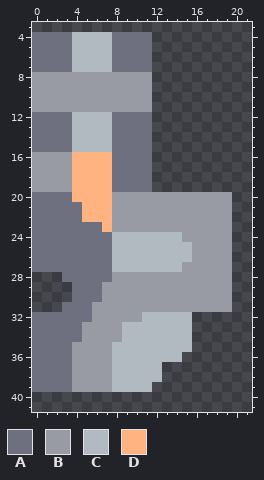
One commit to this pixel-art sprite: core/assets-raw/sprites/weapons/swarmer-equip.png. That is the earlier state.
The file is 48x48 pixels. Shown: x 0..21, y 3..41.
Palette (. is transparent): A #6e7080  B #989aa4  C #b0bac0  D #feb380
Pixels before, first column x 0:
 4 AAAACCCCAAAA........
 5 AAAACCCCAAAA........
 6 AAAACCCCAAAA........
 7 AAAACCCCAAAA........
 8 BBBBBBBBBBBB........
 9 BBBBBBBBBBBB........
10 BBBBBBBBBBBB........
11 BBBBBBBBBBBB........
12 AAAACCCCAAAA........
13 AAAACCCCAAAA........
14 AAAACCCCAAAA........
15 AAAACCCCAAAA........
16 BBBBDDDDAAAA........
17 BBBBDDDDAAAA........
18 BBBBDDDDAAAA........
19 BBBBDDDDAAAA........
20 AAAADDDDBBBBBBBBBBBB
21 AAAAADDDBBBBBBBBBBBB
22 AAAAADDDBBBBBBBBBBBB
23 AAAAAAADBBBBBBBBBBBB
24 AAAAAAAACCCCCCCBBBBB
25 AAAAAAAACCCCCCCCBBBB
26 AAAAAAAACCCCCCCCBBBB
27 AAAAAAAACCCCCCCBBBBB
28 ...AAAAABBBBBBBBBBBB
29 ....AAABBBBBBBBBBBBB
30 ....AAABBBBBBBBBBBBB
31 ...AAABBBBBBBBBBBBBB
32 AAAAAABBBBBCCCCC....
33 AAAAABBBBCCCCCCC....
34 AAAAABBBBCCCCCCC....
35 AAAABBBBCCCCCCCC....
36 AAAABBBBCCCCCCC.....
37 AAAABBBBCCCCC.......
38 AAAABBBBCCCCC.......
39 AAAABBBBCCCC........
The same view after the edit:
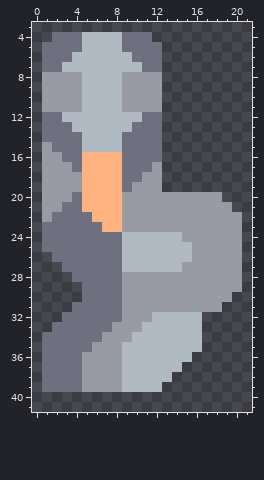
Change:
Changed rows in their new state; - is an unchanged pixel.
first column x 0:
 4 ..--A---C------------
 5 .---A---C---A--------
 6 .-------CC--A--------
 7 .--C----CCC-A--------
 8 .----CCCC---B--------
 9 .----CCCC---B--------
10 .----CCCC---B--------
11 .----CCCC---B--------
12 .--C----CCC-A--------
13 .-------CC--A--------
14 .---A---C---A--------
15 .B--A---C---A--------
16 .--AA---D---A--------
17 .---A---D---B--------
18 .---B---D--BB--------
19 .---B---D-BBB--------
20 .BBBA---D----------.-
21 .BB-----D------------
22 .B---A--D-----------B
23 .-------D-----------B
24 .-------A-----------B
25 .-------A-----------B
26 ..------A-----------B
27 ...-----A-----------B
28 ---.----A-----------B
29 ----.--AA-----------B
30 ----.--AA------------
31 ---.--AAA----------.-
32 ...---AAA--B----C----
33 ..---AAA-BB-----C----
34 .----AA--B------C----
35 .---AA--B-------C----
36 .---A---B------C-----
37 .---A---B----CC------
38 .---A---B----C-------
39 .---A---B---C--------
Boxes around the changes in both pictures, in picture pixels (x1, y1, x2, y2):
changed: (32, 32, 242, 392)
